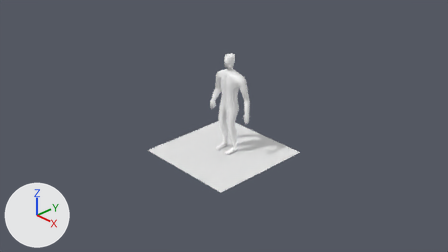
An edit to the Blender file Assets/Models/blend/PlayerModelMale.blend, drawn before and after from the same camera.
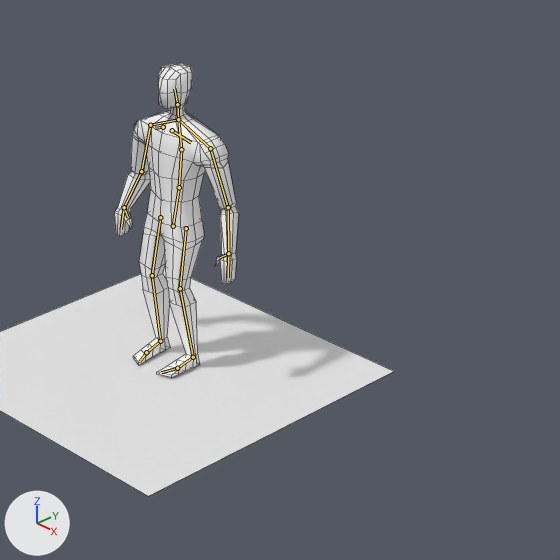
Old and new are each drawn from the file's camera 'Camera' and again close up on the part from 39% to 79% of the width and 13% to 85% of the height. The axes (+X, +Y, +Z) are drawn at lower left. The lights are the same throughout. The bones that bend it are drawn over the model as lines in the close-ups. The close-ups show mesh edges as thin lines.
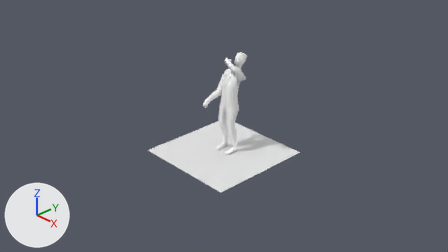
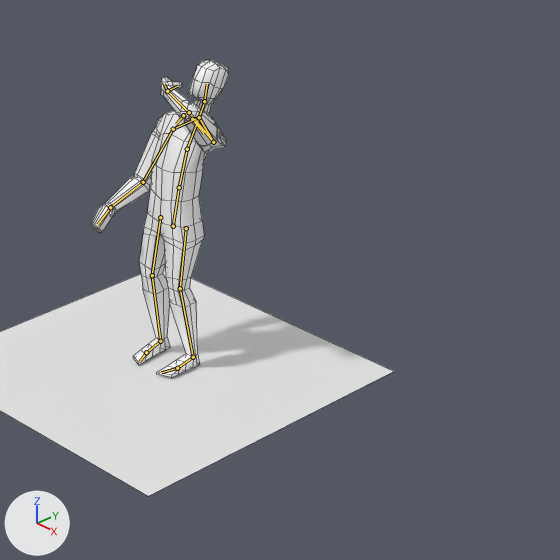
Commit message: dirnk end animation

The newer file adds an action. The first version stands in its rest pose; the second is drawn at frame 0 of the action 'Drink_End'.

Changed parts and their boxes [x1, y1, x2, y2] in the close-ups (560 x 560 px):
'Cube', posed (10% wider)
    before: [114, 63, 239, 378]
    after: [91, 60, 229, 378]
bone 'root.002', root to tip
    before: (179, 187) to (181, 149)
    after: (179, 187) to (187, 149)
bone 'root.003', root to tip
    before: (181, 149) to (178, 119)
    after: (187, 149) to (199, 117)
bone 'Shoulder.l', root to tip
    before: (178, 119) to (210, 148)
    after: (199, 117) to (213, 142)
bone 'UpperArm.l', root to tip
    before: (210, 148) to (228, 207)
    after: (213, 142) to (189, 112)
bone 'LowerArm.l', root to tip
    before: (228, 207) to (228, 253)
    after: (189, 112) to (167, 91)
bone 'Hand.l', root to tip
    before: (228, 253) to (228, 277)
    after: (167, 91) to (164, 83)
bone 'Thumb.l', root to tip
    before: (228, 253) to (219, 258)
    after: (167, 91) to (177, 86)
bone 'collarbone.l', root to tip
    before: (172, 130) to (191, 142)
    after: (192, 119) to (203, 133)
bone 'neck', root to tip
    before: (178, 119) to (177, 104)
    after: (199, 117) to (204, 101)
bone 'head', root to tip
    before: (177, 104) to (174, 88)
    after: (204, 101) to (207, 84)
bone 'Shoulder.r', root to tip
    before: (178, 119) to (150, 125)
    after: (199, 117) to (173, 129)
bone 'UpperArm.r', root to tip
    before: (150, 125) to (141, 171)
    after: (173, 129) to (143, 182)
bone 'LowerArm.r', root to tip
    before: (141, 171) to (124, 207)
    after: (143, 182) to (110, 207)
bone 'collarbone.r', root to tip
    before: (163, 127) to (155, 128)
    after: (183, 115) to (176, 124)

The edits, one by one:
Bone 'root.002' (bone_root_002) turns from (0, 0, 0) to (12, 0, 0) degrees about its own x, y and z.
Bone 'root.003' (bone_root_003) turns from (0, 0, 0) to (24, 0, 0) degrees about its own x, y and z.
Bone 'Shoulder.l' (bone_shoulder_l) turns from (0, 0, 0) to (-17, 7, -6) degrees about its own x, y and z.
Bone 'UpperArm.l' (bone_upperarm_l) turns from (0, 0, 0) to (-67, -37, -44) degrees about its own x, y and z.
Bone 'LowerArm.l' (bone_lowerarm_l) turns from (0, 0, 0) to (-81, -14, 129) degrees about its own x, y and z.
Bone 'Hand.l' (bone_hand_l) turns from (0, 0, 0) to (0, -1, 7) degrees about its own x, y and z.
Bone 'Thumb.l' (bone_thumb_l) turns from (0, 0, 0) to (-1, -4, 6) degrees about its own x, y and z.
Bone 'collarbone.l' (bone_collarbone_l) turns from (0, 0, 0) to (-16, 7, -8) degrees about its own x, y and z.
Bone 'neck' (bone_neck) turns from (0, 0, 0) to (-4, 0, 0) degrees about its own x, y and z.
Bone 'head' (bone_head) turns from (0, 0, 0) to (-7, 0, 0) degrees about its own x, y and z.
Bone 'Shoulder.r' (bone_shoulder_r) turns from (0, 0, 0) to (17, 8, -4) degrees about its own x, y and z.
Bone 'UpperArm.r' (bone_upperarm_r) turns from (0, 0, 0) to (-8, 0, -9) degrees about its own x, y and z.
Bone 'LowerArm.r' (bone_lowerarm_r) turns from (0, 0, 0) to (-15, 3, -10) degrees about its own x, y and z.
Bone 'collarbone.r' (bone_collarbone_r) turns from (0, 0, 0) to (16, 9, -6) degrees about its own x, y and z.
